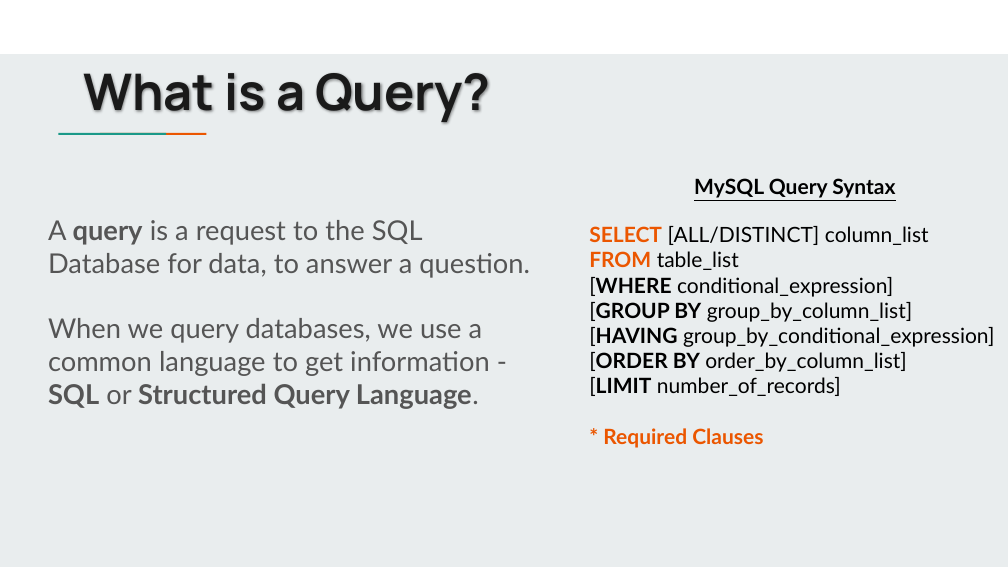
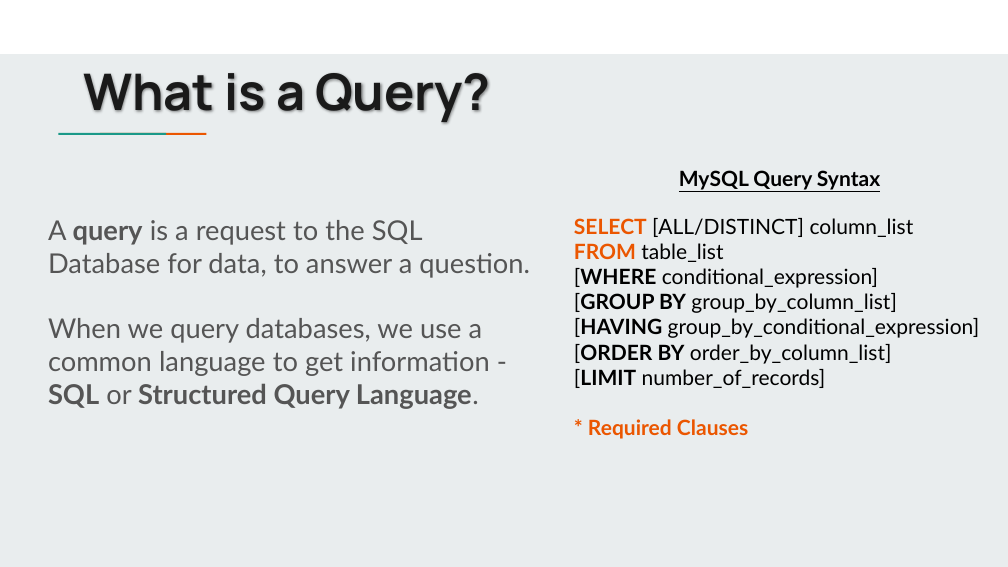
Before and after one commit to jbergmann56/OSDA-DataManipulationAndManagement, a slide deck: slide 13 of Lectures/(1) Data Manipulation - Basics.pptx. Drawn at 1008x567 pixels with LibreOffice and Linux fonts; fonts in the diff are those of the drawing. Boxes give left, top, right and bottom in pixels: in the first picture for what was removed or moved away, otherwise in the second. Text is boxed around its words. In the diff, an @@ line names an element or a change of style, - is before the commit and + after.

```diff
--- a/Lectures/(1) Data Manipulation - Basics.pptx
+++ b/Lectures/(1) Data Manipulation - Basics.pptx
@@ text "MySQL Query Syntax": place and size @@
-text "MySQL Query Syntax" at (589, 178, 995, 448)
+text "MySQL Query Syntax" at (574, 170, 980, 439)
```
Also in this commit, not shown: 2 other slides changed, 1 other file.
